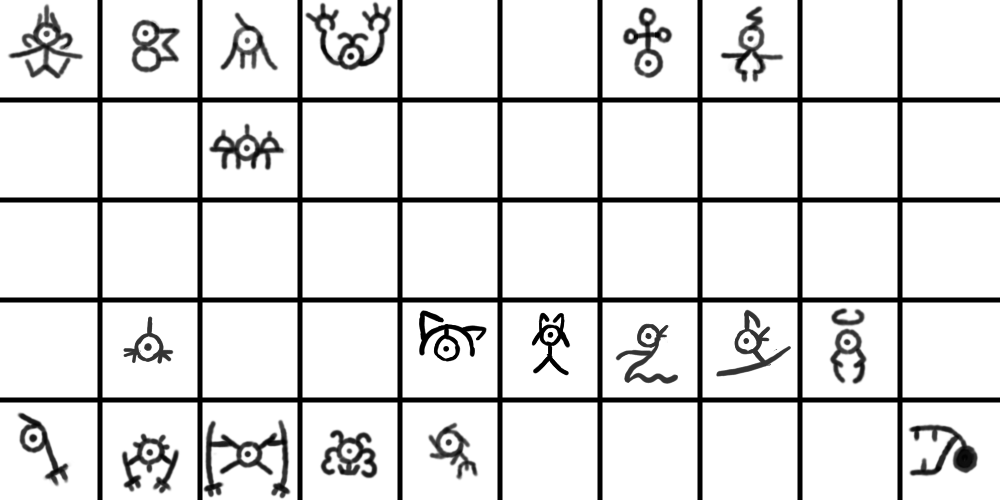
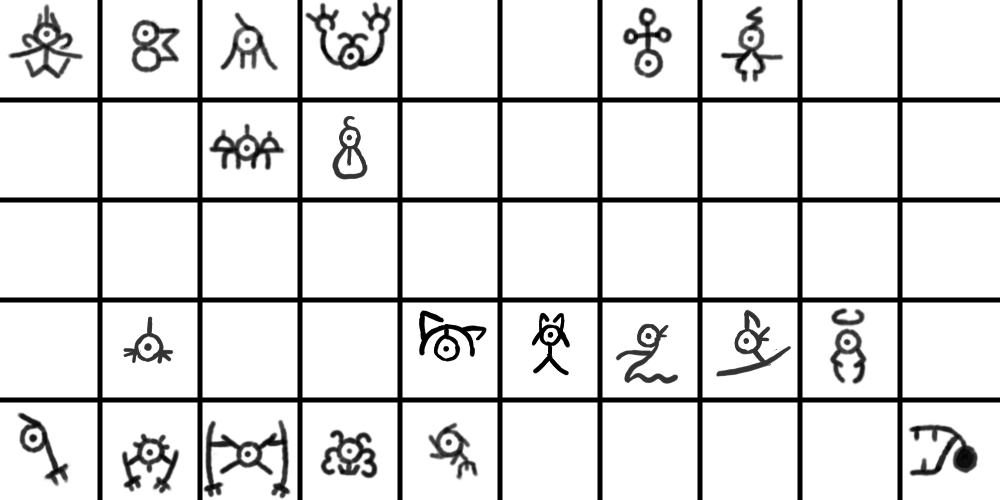
Revision of a layered 1000px x 500px image; what changed, layer by layer:
painted on "Paint Layer 1" over (332, 115, 368, 180)
